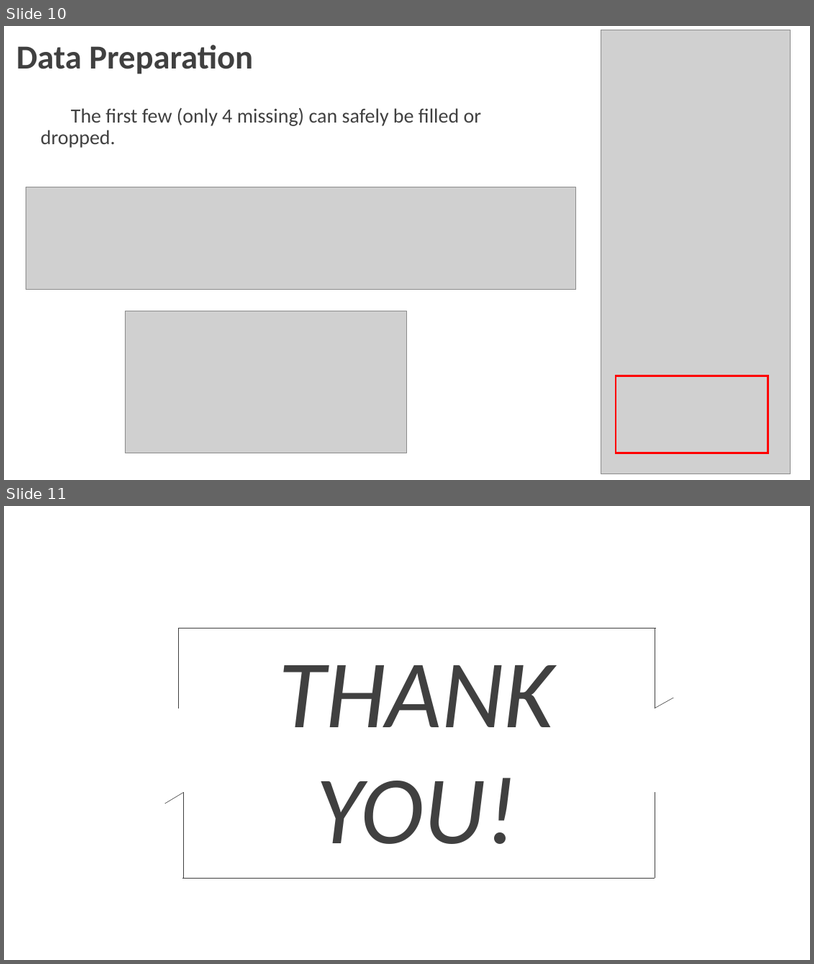
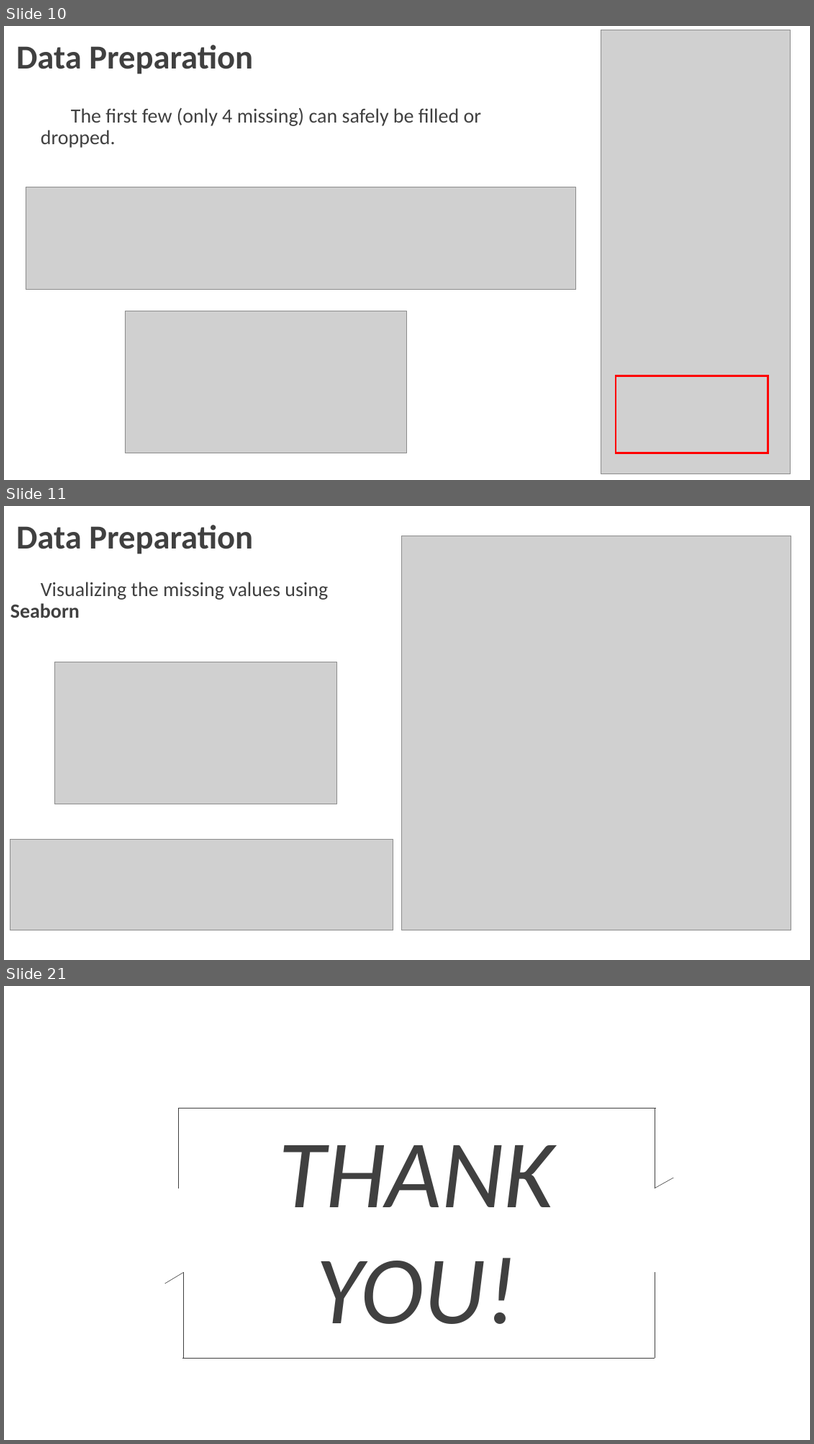
Before and after one commit to McLight-Note/Data_Process_Programming, a slide deck: Final_Project.pptx. Shown one above the other, each under a label of ours: slides 10 and 11 before the commit, slides 10, 11 and 21 after it; the slides between them are not shown. The pictures are 814x964 and 814x1444 pixels, drawn with LibreOffice and Linux fonts; fonts in the diff are those of the drawing; grey boxes stand for pictures; background and template pictures are left out. Boxes give left, top, right and bottom in pixels: in the first picture for what was removed or moved away, otherwise in the second. Text is boxed around its words. In the diff, an @@ line names an element or a change of style, - is before the commit and + after.

```diff
--- a/Final_Project.pptx
+++ b/Final_Project.pptx
@@ slide 11 added at [4, 506, 810, 960], background picture (left out) @@
@@ text added at [16, 525, 253, 554], 40 pt, text #404040, bold @@
+Data Preparation
@@ picture added at [401, 536, 792, 929] @@
@@ text added at [10, 582, 328, 618], 24 pt, text #404040 @@
+Visualizing the missing values using Seaborn
@@ picture added at [55, 662, 337, 804] @@
@@ picture added at [10, 839, 394, 930] @@
@@ what was slide 11 is now slide 21 @@
```
Also in this commit, not shown: 9 other slides added, 1 other file.
